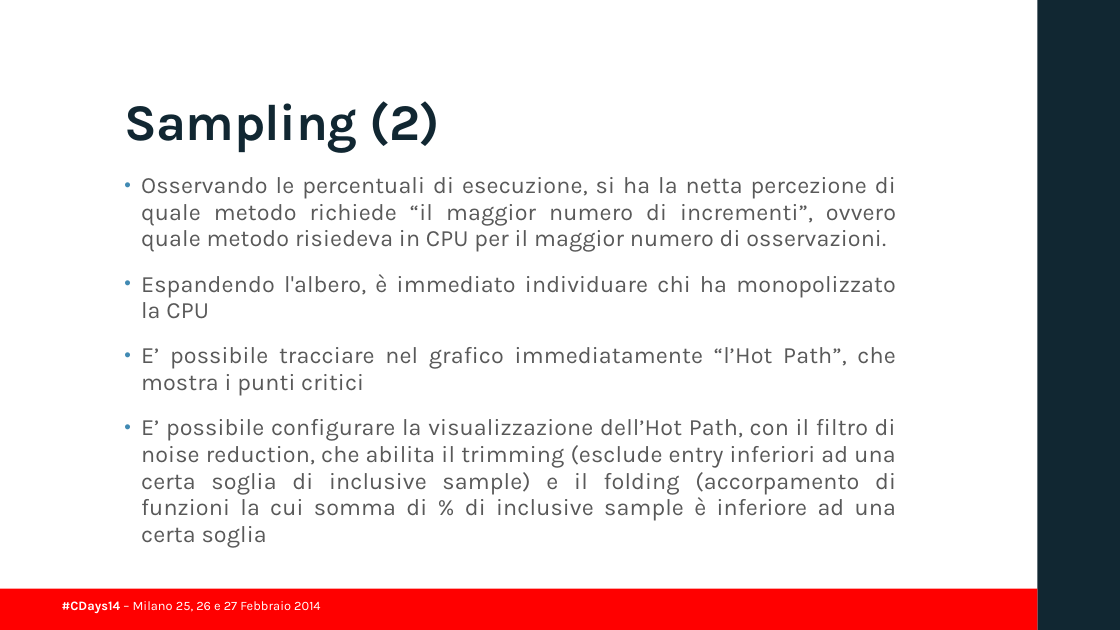
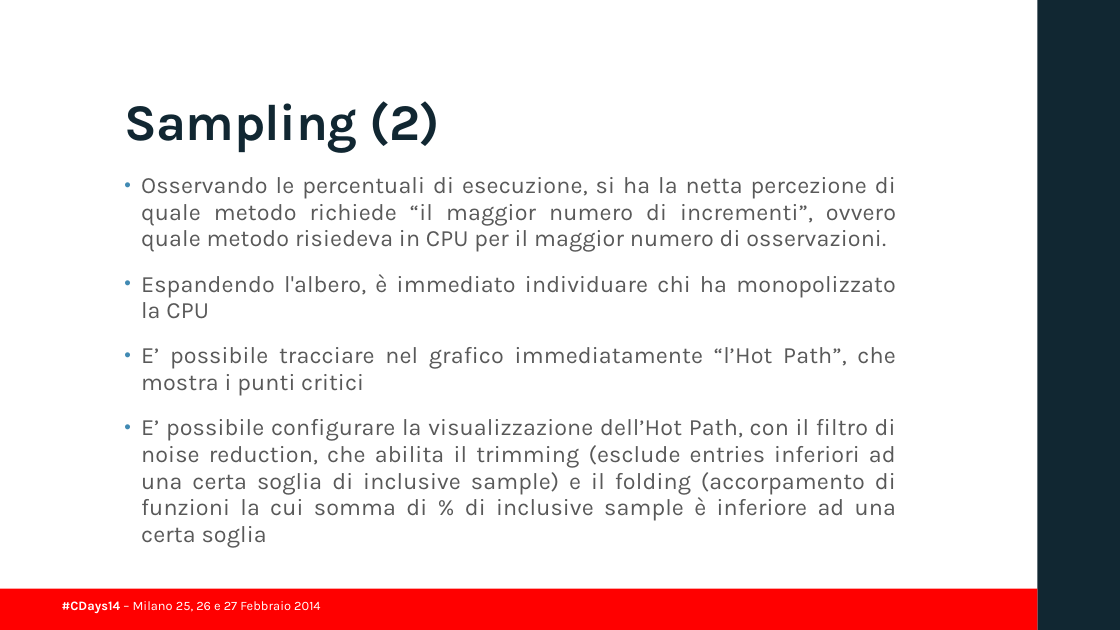
Before and after one commit to guidop/CDays14, a slide deck: slide 25 of presentazioneCDAYS2014.pptx (slide 23 before the commit). Drawn at 1120x630 pixels with LibreOffice and Linux fonts; fonts in the diff are those of the drawing; background and template pictures are left out. Boxes give left, top, right and bottom in pixels: in the first picture for what was removed or moved away, otherwise in the second. Text is boxed around its words. In the diff, an @@ line names an element or a change of style, - is before the commit and + after.

Commit message:
last

```diff
--- a/presentazioneCDAYS2014.pptx
+++ b/presentazioneCDAYS2014.pptx
@@ text at box(141, 419, 896, 547): text changed @@
-• E’ possibile configurare la visualizzazione dell’Hot Path, con il filtro di noise reduction, che abilita il trimming (esclude entry inferiori ad una certa soglia di inclusive sample) e il folding (accorpamento di funzioni la cui somma di % di inclusive sample è inferiore ad una certa soglia
+• E’ possibile configurare la visualizzazione dell’Hot Path, con il filtro di noise reduction, che abilita il trimming (esclude entries inferiori ad una certa soglia di inclusive sample) e il folding (accorpamento di funzioni la cui somma di % di inclusive sample è inferiore ad una certa soglia
```
Also in this commit, not shown: 8 other slides changed, 2 slides added.
